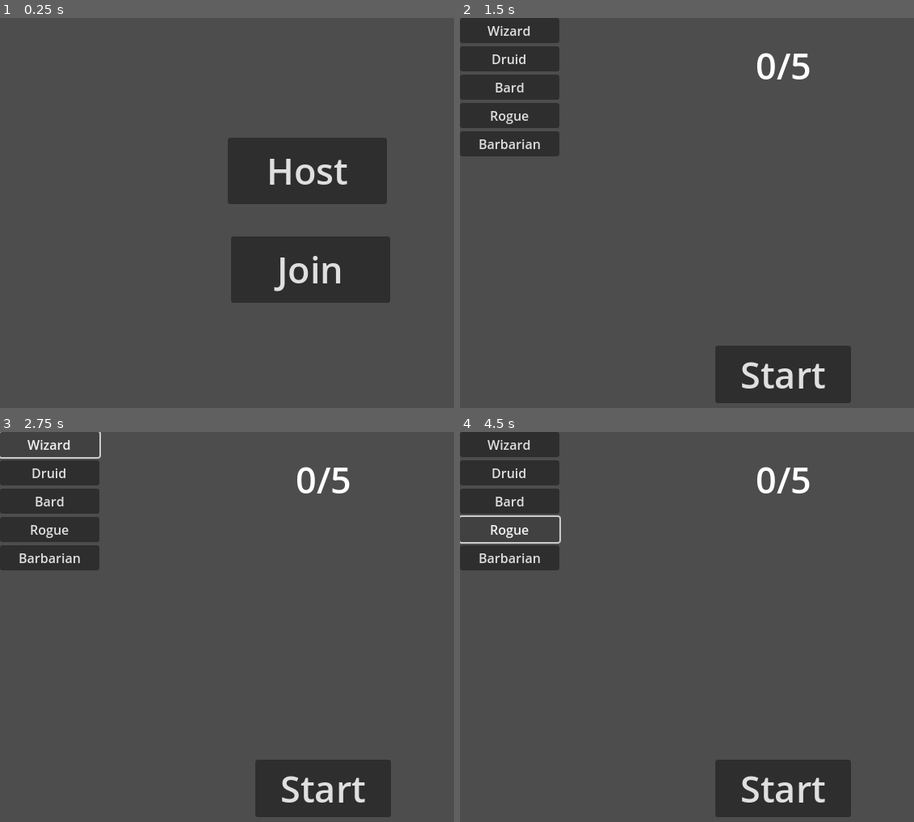
Above: before the commit, frames 1-4 (two rows, left to right).
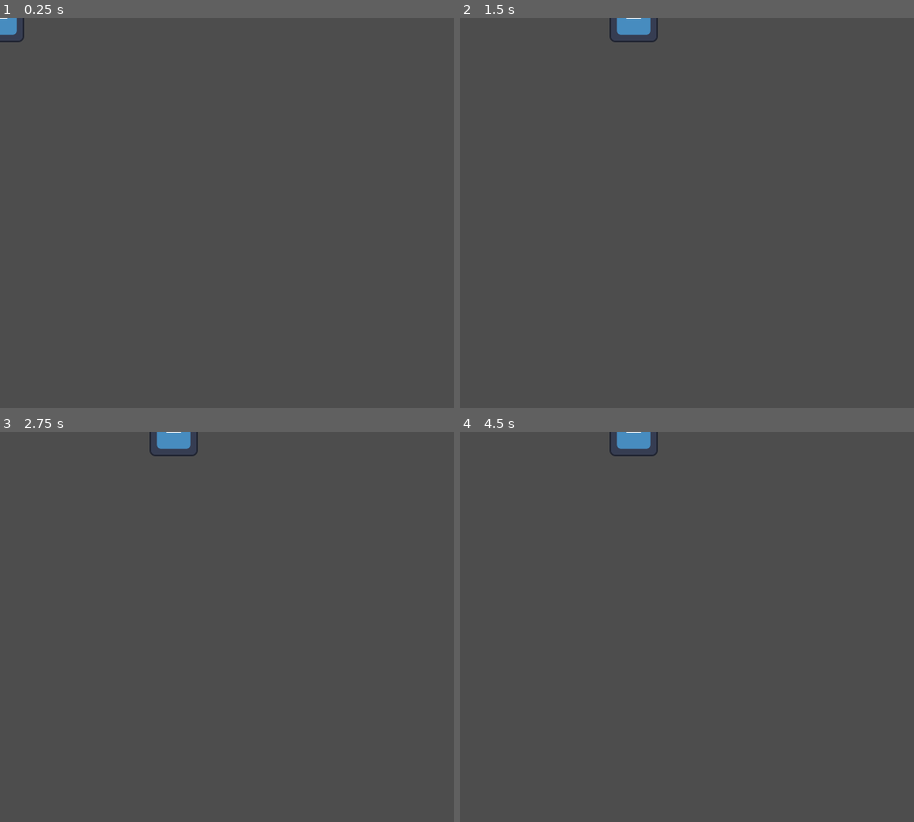
Above: after the commit, the same moments.

Repository: har3nz/MultiplayerDnD
Game: Godot game, scene res://scenes/world.tscn
Two runs of this game, one before a commit and one after it. Both use one fixed random seed, a clock stepped at 60 frames per second and the inputs below. Before the commit the project starts from res://scenes/room.tscn. The engine's default icon, where the game draws it, is replaced by a stand-in: a white triangle on a blue panel in a dark square.
Inputs (mouse positions are in pixels of both pictures, inside the frame that each line leads up to):
- Up to frame 1 (0.25 s): no input
- Up to frame 2 (1.5 s): tap Enter at 0.5 s; move the mouse to (outside the picture) at 0.52 s; hold D (right) 0.53-1.25 s; click (outside the picture) at 0.6 s; click (768, 170) at 1.25 s, where only the run before the commit has a clickable "Host"
- Up to frame 3 (2.75 s): click (49, 443) at 2 s, where only the run before the commit has a clickable "Wizard"
- Up to frame 4 (4.5 s): click (509, 471) at 2.75 s, where only the run before the commit has a clickable "Druid"; click (509, 502) at 3.5 s, where only the run before the commit has a clickable "Bard"; click (509, 529) at 4.25 s, where only the run before the commit has a clickable "Rogue"

The runs differ from the first frame. In frame 1, 12% of the frame differs, in the area x 0-86%, y 0-74%; in frame 2, 12%, in the area x 0-87%, y 0-99%; in frame 3, 11%; in frame 4, 11%.

Commit message:
2 new characters druid wip

Diff:
--- a/project.godot
+++ b/project.godot
@@ -11,7 +11,7 @@
 [application]
 
 config/name="MultiplayerD&D"
-run/main_scene="uid://3a54kivsiru2"
+run/main_scene="uid://7dutjmu04kaf"
 config/features=PackedStringArray("4.5", "GL Compatibility")
 config/icon="res://icon.svg"
 
@@ -26,6 +26,7 @@
 
 window/size/viewport_width=800
 window/size/viewport_height=600
+window/size/mode=1
 window/size/resizable=false
 window/stretch/mode="canvas_items"
 window/vsync/vsync_mode=0
--- /dev/null
+++ b/scenes/crow.tscn
@@ -0,0 +1,25 @@
+[gd_scene load_steps=5 format=3 uid="uid://c3slte148gggi"]
+
+[ext_resource type="Script" uid="uid://bbnrnjyrq1ex8" path="res://scripts/crow.gd" id="1_n3e2n"]
+[ext_resource type="Texture2D" uid="uid://bnm5f4aj0owqx" path="res://icon.svg" id="1_wdbtq"]
+
+[sub_resource type="CircleShape2D" id="CircleShape2D_n3e2n"]
+radius = 13.038404
+
+[sub_resource type="SceneReplicationConfig" id="SceneReplicationConfig_7p4co"]
+properties/0/path = NodePath(".:position")
+properties/0/spawn = true
+properties/0/replication_mode = 1
+
+[node name="crow" type="Area2D"]
+script = ExtResource("1_n3e2n")
+
+[node name="Sprite2D" type="Sprite2D" parent="."]
+scale = Vector2(0.21874997, 0.21874997)
+texture = ExtResource("1_wdbtq")
+
+[node name="CollisionShape2D" type="CollisionShape2D" parent="."]
+shape = SubResource("CircleShape2D_n3e2n")
+
+[node name="MultiplayerSynchronizer" type="MultiplayerSynchronizer" parent="."]
+replication_config = SubResource("SceneReplicationConfig_7p4co")
--- /dev/null
+++ b/scenes/druid.tscn
@@ -0,0 +1,17 @@
+[gd_scene load_steps=4 format=3 uid="uid://c3cbh72n1ohob"]
+
+[ext_resource type="Script" uid="uid://b4o0hjdgxsj4x" path="res://scripts/druid.gd" id="1_3abc4"]
+[ext_resource type="Texture2D" uid="uid://bnm5f4aj0owqx" path="res://icon.svg" id="1_ijfg4"]
+
+[sub_resource type="CircleShape2D" id="CircleShape2D_3abc4"]
+radius = 29.068884
+
+[node name="druid" type="CharacterBody2D"]
+script = ExtResource("1_3abc4")
+
+[node name="Sprite2D" type="Sprite2D" parent="."]
+scale = Vector2(0.46875, 0.46875)
+texture = ExtResource("1_ijfg4")
+
+[node name="CollisionShape2D" type="CollisionShape2D" parent="."]
+shape = SubResource("CircleShape2D_3abc4")
--- a/scenes/rogue.tscn
+++ b/scenes/rogue.tscn
@@ -1,15 +1,27 @@
-[gd_scene load_steps=3 format=3 uid="uid://dm1l8ahp4tijp"]
+[gd_scene load_steps=4 format=3 uid="uid://dm1l8ahp4tijp"]
 
-[ext_resource type="Texture2D" uid="uid://bnm5f4aj0owqx" path="res://icon.svg" id="1_dlw1k"]
+[ext_resource type="Script" uid="uid://cl4snwt07s225" path="res://scripts/rogue.gd" id="1_b3c45"]
+[ext_resource type="Texture2D" uid="uid://dmo0tbg6f800d" path="res://sprites/rogue.png" id="2_b3c45"]
 
-[sub_resource type="CircleShape2D" id="CircleShape2D_b3c45"]
-radius = 31.016125
+[sub_resource type="CapsuleShape2D" id="CapsuleShape2D_b3c45"]
+height = 50.0
 
 [node name="rogue" type="CharacterBody2D"]
+script = ExtResource("1_b3c45")
 
 [node name="Sprite2D" type="Sprite2D" parent="."]
-scale = Vector2(0.5, 0.5)
-texture = ExtResource("1_dlw1k")
+texture_filter = 1
+position = Vector2(-1, 1)
+scale = Vector2(2, 2)
+texture = ExtResource("2_b3c45")
 
 [node name="CollisionShape2D" type="CollisionShape2D" parent="."]
-shape = SubResource("CircleShape2D_b3c45")
+shape = SubResource("CapsuleShape2D_b3c45")
+
+[node name="Timer" type="Timer" parent="."]
+wait_time = 2.0
+
+[node name="Cooldown" type="Timer" parent="."]
+
+[connection signal="timeout" from="Timer" to="." method="_on_timer_timeout"]
+[connection signal="timeout" from="Cooldown" to="." method="_on_cooldown_timeout"]
--- /dev/null
+++ b/scenes/slash.tscn
@@ -0,0 +1,30 @@
+[gd_scene load_steps=4 format=3 uid="uid://5gf7kg7gunss"]
+
+[ext_resource type="Script" uid="uid://8wkshxljwsqq" path="res://scripts/slash.gd" id="1_3c2nd"]
+[ext_resource type="Texture2D" uid="uid://d2vfwfye144pl" path="res://sprites/slash.png" id="1_rkylg"]
+
+[sub_resource type="RectangleShape2D" id="RectangleShape2D_3c2nd"]
+size = Vector2(28, 32)
+
+[node name="slash" type="Node2D"]
+script = ExtResource("1_3c2nd")
+
+[node name="Sprite2D" type="Sprite2D" parent="."]
+texture_filter = 1
+position = Vector2(12, 0)
+scale = Vector2(1, 1.3600001)
+texture = ExtResource("1_rkylg")
+
+[node name="Area2D" type="Area2D" parent="."]
+position = Vector2(12, 0)
+scale = Vector2(1, 1.3600001)
+
+[node name="CollisionShape2D" type="CollisionShape2D" parent="Area2D"]
+position = Vector2(2, 0)
+shape = SubResource("RectangleShape2D_3c2nd")
+
+[node name="Timer" type="Timer" parent="."]
+wait_time = 0.1
+
+[connection signal="body_entered" from="Area2D" to="." method="_on_area_2d_body_entered"]
+[connection signal="timeout" from="Timer" to="." method="_on_timer_timeout"]
--- a/scenes/world.tscn
+++ b/scenes/world.tscn
@@ -1,13 +1,14 @@
 [gd_scene load_steps=3 format=3 uid="uid://7dutjmu04kaf"]
 
-[ext_resource type="Script" uid="uid://ngw83fbvssq0" path="res://scripts/world.gd" id="1_4wyf3"]
+[ext_resource type="PackedScene" uid="uid://c3cbh72n1ohob" path="res://scenes/druid.tscn" id="2_4wyf3"]
 [ext_resource type="Script" uid="uid://cmu1apvlfm383" path="res://scripts/multiplayer_spawner.gd" id="2_rwgxs"]
 
 [node name="World" type="Node2D"]
-script = ExtResource("1_4wyf3")
 
 [node name="MultiplayerSpawner" type="MultiplayerSpawner" parent="."]
 _spawnable_scenes = PackedStringArray("uid://bxcxi0ervwr2p", "uid://74svy2kbi2ld", "uid://jmmm8d4ojh5")
 spawn_path = NodePath("..")
 spawn_limit = 100
 script = ExtResource("2_rwgxs")
+
+[node name="druid" parent="." instance=ExtResource("2_4wyf3")]
--- a/scripts/barbarian.gd
+++ b/scripts/barbarian.gd
@@ -5,6 +5,7 @@
 var max_health: float = 100
 var health: float = max_health
 
+var axe_flipped: bool = false
 var flipped: bool = false
 
 var m_pos = Vector2.ZERO
@@ -25,12 +26,17 @@
 	velocity = Input.get_vector("left", "right", "up", "down") * SPEED
 	m_pos = get_viewport().get_mouse_position()
 
+	if Input.is_action_just_pressed("right"):
+		flipped = false
+	if Input.is_action_just_pressed("left"):
+		flipped = true
+
 	if m_pos.x < position.x:
-		flipped = true
+		axe_flipped = true
 	else:
-		flipped = false
+		axe_flipped = false
 
-	if flipped:
+	if axe_flipped:
 		$Sprite2D.scale.x = -0.5
 	else:
 		$Sprite2D.scale.x = 0.5
--- /dev/null
+++ b/scripts/crow.gd
@@ -0,0 +1,35 @@
+extends Area2D
+
+var speed = 700
+var direction = Vector2.ZERO
+var time_passed = 0.0
+
+var m_pos = Vector2.ZERO
+var prev_m_pos = Vector2.ZERO
+var mouse_velocity = Vector2.ZERO
+
+var target
+
+func update_mouse(_m_pos, is_down) -> void:
+	prev_m_pos = m_pos
+	m_pos = _m_pos
+
+	mouse_velocity = (m_pos - prev_m_pos) / get_process_delta_time()
+
+	if is_down:
+		direction = direction.lerp((m_pos - position).normalized(), 0.1)
+
+	else:
+		if mouse_velocity.length() > 0:
+			direction = mouse_velocity.normalized()
+		m_pos = Vector2(-500, -500)
+
+
+func set_dir(fdir: Vector2):
+	direction = fdir.normalized()
+
+
+func _process(delta):
+	time_passed += delta
+
+	position += direction * speed * delta
--- /dev/null
+++ b/scripts/druid.gd
@@ -0,0 +1,47 @@
+extends CharacterBody2D
+
+var m_pos: Vector2
+var flipped: bool = false
+
+const SPEED = 300
+var cur_speed = SPEED
+
+var mouse_down: bool
+
+var crow_scene = preload("res://scenes/crow.tscn")
+var crow
+
+func _physics_process(_delta) -> void:
+	#if !is_multiplayer_authority(): return
+	m_pos = get_global_mouse_position()
+
+	velocity = Input.get_vector("left", "right", "up", "down") * cur_speed
+
+	if Input.is_action_just_pressed("right"):
+		flipped = false
+	if Input.is_action_just_pressed("left"):
+		flipped = true
+
+	if Input.is_action_just_pressed("skill1"):
+		crow = crow_scene.instantiate()
+		crow.position = self.position
+		m_pos = get_viewport().get_mouse_position()
+		var mdir = m_pos - self.position
+		crow.set_dir(mdir)
+		get_parent().add_child(crow)
+		mouse_down = true
+
+	if Input.is_action_just_released("skill1"):
+		mouse_down = false
+		m_pos = get_viewport().get_mouse_position()
+		crow.update_mouse(m_pos, mouse_down)
+
+	if mouse_down and crow:
+		m_pos = get_viewport().get_mouse_position()
+		crow.update_mouse(m_pos, mouse_down)
+
+
+	if Input.is_action_just_pressed("fire"):
+		print()
+
+	move_and_slide()
--- /dev/null
+++ b/scripts/rogue.gd
@@ -0,0 +1,68 @@
+extends CharacterBody2D
+
+const SPEED: int = 400
+const INV_SPEED: int = 600
+var cur_speed: int = SPEED
+
+var max_health: float = 50
+var health: float = max_health
+
+var invis: bool = false
+var invis_ran_out: bool = false
+
+var flipped: bool = false
+var slash_flipped: bool = false
+
+var slash = preload("res://scenes/slash.tscn")
+
+var m_pos: Vector2
+
+var dir = Vector2.ZERO
+var spin_angle: float = 0.0
+@export var radius: float = 20.0
+
+func _physics_process(_delta) -> void:
+	#if !is_multiplayer_authority(): return
+	m_pos = get_global_mouse_position()
+
+	velocity = Input.get_vector("left", "right", "up", "down") * cur_speed
+
+	if Input.is_action_just_pressed("right"):
+		flipped = false
+	if Input.is_action_just_pressed("left"):
+		flipped = true
+
+	if Input.is_action_just_pressed("skill1"):
+		if !invis_ran_out and !invis:
+			$Sprite2D.self_modulate.a = 0.5
+			cur_speed = INV_SPEED
+			$Timer.start()
+			invis = true
+
+
+
+
+
+	if Input.is_action_just_pressed("fire"):
+		var temp_slash = slash.instantiate()
+
+		temp_slash.position = position
+		dir = (m_pos - global_position).normalized()
+		temp_slash.global_position = global_position + dir * radius
+		temp_slash.global_rotation = dir.angle()
+
+		get_parent().add_child(temp_slash)
+
+
+
+	move_and_slide()
+
+func _on_timer_timeout() -> void:
+	invis_ran_out = true
+	$Sprite2D.self_modulate.a = 1
+	cur_speed = SPEED
+	$Cooldown.start()
+
+
+func _on_cooldown_timeout() -> void:
+	invis_ran_out = false
--- /dev/null
+++ b/scripts/slash.gd
@@ -0,0 +1,14 @@
+extends Node2D
+
+var teammates = ["barbarian", "wizard", "rogue", "bard", "druid"]
+
+func _ready() -> void:
+	$Timer.start()
+
+func _on_area_2d_body_entered(body: Node2D) -> void:
+	if body.name in teammates:
+		pass
+
+
+func _on_timer_timeout() -> void:
+	queue_free()
--- a/scripts/wizard.gd
+++ b/scripts/wizard.gd
@@ -9,6 +9,8 @@
 var mini_missile_scene = preload("res://scenes/mini_missile.tscn")
 var mini_missile
 var mouse_down: bool = false
+
+var flipped: bool = false
 
 func _enter_tree() -> void:
 	set_multiplayer_authority(name.to_int())
@@ -31,13 +33,17 @@
 	var mdir = m_pos - self.position
 	mini_missile.set_dir(mdir)
 	get_parent().add_child(mini_missile)
-	#GlobalMultiplayerSpawner.rpc("sv_spawn_mini_missile")
 
 
 func _physics_process(_delta) -> void:
 	#if !is_multiplayer_authority(): return
 
 	velocity = Input.get_vector("left", "right", "up", "down") * SPEED
+
+	if Input.is_action_just_pressed("right"):
+		flipped = false
+	if Input.is_action_just_pressed("left"):
+		flipped = true
 
 	# Fireball
 	if Input.is_action_just_pressed("skill1"):
Not shown, added: scripts/crow.gd.uid
Not shown, added: scripts/druid.gd.uid
Not shown, added: scripts/rogue.gd.uid
Not shown, added: scripts/slash.gd.uid
Binary file added: sprites/rogue.png
Not shown, added: sprites/rogue.png.import
Binary file added: sprites/slash.png
Not shown, added: sprites/slash.png.import
